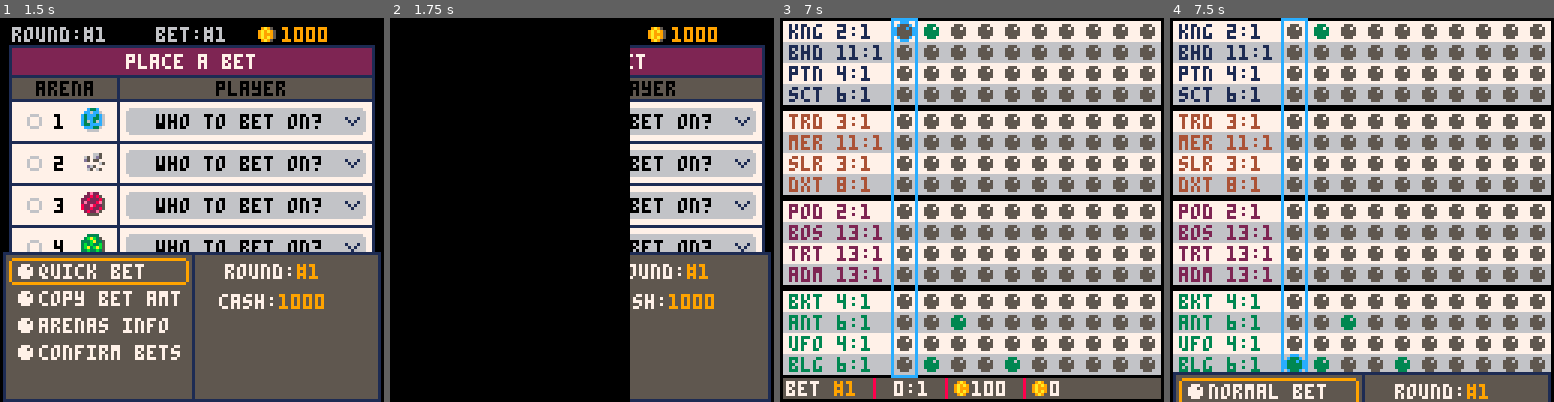
Above: before the commit, frames 1-4 (left to right).
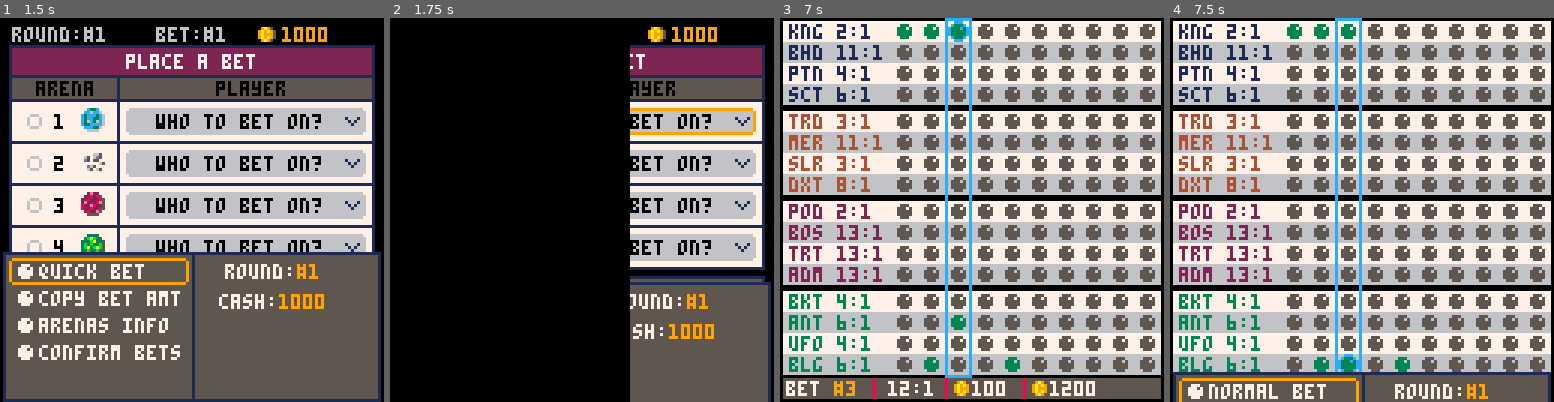
Above: after the commit, the same moments.

Repository: suspicious-smoke/club-bets-pico8
Game: PICO-8 cartridge galaxy_club_bets.p8
Same seed, same stepped clock (60 frames per second), same inputs: the game is played once before the commit and once after it.
Inputs:
- Up to frame 1 (1.5 s): tap X (X key) at 0.33, 1.07 s; tap O (Z key) at 0.7 s
- Up to frame 2 (1.75 s): hold Right from 1.6 s (still down); tap O (Z key) at 1.7 s
- Up to frame 3 (7 s): tap X (X key) every 1.12 s from 1.85 to 6.32 s; release Right at 2.1 s; tap O (Z key) every 0.4 s from 2.1 to 6.9 s; hold Up 2.15-2.42 s; hold Right 2.47-3.03 s; hold Left 3.08-3.58 s; hold Down 3.63-3.97 s; hold Right 4.02-4.68 s; hold Up 4.73-5.03 s; hold Left 5.08-5.68 s; hold Down 5.73-6.03 s; hold Right 6.08-6.58 s; hold Right from 6.63 s (still down)
- Up to frame 4 (7.5 s): release Right at 7.13 s; hold Up 7.18-7.45 s; tap O (Z key) at 7.3 s; tap X (X key) at 7.43 s

Frame 1 is identical in both runs. In frame 2, 4.5% of the frame differs, in the area x 62-100%, y 23-100%; in frame 3, 4.1%; in frame 4, 3.7%.

Commit message:
remove debug stuff

Diff:
--- a/galaxy_club_bets.p8
+++ b/galaxy_club_bets.p8
@@ -86,6 +86,7 @@
 	--prob of 3d6 from 3-18
 	bet_sel,arena_sel=1,1--the currently selected bet (betpage/quickbetpage)
 	fade_tmr,fade_state,fade_r=0,0,0
+	bet_mode=1--main,plyr sel,amt sel
 
 	--starfield
 	starx,stary,starspd={},{},{}
@@ -223,11 +224,11 @@
 	_drw()
 	drw_and_upd_fade()
 	--debug
-	offst=0
-	for txt in all(debug) do
-		print(txt,10,offst,8)
-		offst+=8
-	end
+	-- offst=0
+	-- for txt in all(debug) do
+	-- 	print(txt,10,offst,8)
+	-- 	offst+=8
+	-- end
 end
 
 function init_menu()
@@ -475,7 +476,6 @@
 		submenu_txts=split("quick bet,copy bet amt,arenas info,confirm bets")
 	end
 	men_options=#submenu_txts
-	bet_mode=1--main,plyr sel,amt sel
 	i_amt=6
 	_upd=upd_betpage
 	_drw=drw_betpage
@@ -596,7 +596,7 @@
 		line(3,13+x_arval,124,13+x_arval,1)
 		rrectfill(42,16+x_arval,80,9,1,6)
 		if arena_sel==i_arena and bet_mode==1 then
-			rrect(42,16+x_arval,80,9,1,9)
+			rrect(42,16+x_arval,80,9,1,9)--selector
 		end
 		print(i_arena,18,18+x_arval,0)
 		spr(32+i_arena,27,16+x_arval)--planet
@@ -648,9 +648,11 @@
 	 local _smt=submenu_txts[submenu_sel]
 		if _smt=="quick bet" then
 			sfx(9)
+			bet_mode=1
 			trn_state(init_quickbetpage)
 		elseif _smt=="normal bet" then
 			sfx(9)
+			bet_mode=1
 			trn_state(init_betpage)
 		elseif _smt=="select row" then
 			select_player_row()
@@ -672,6 +674,10 @@
 		elseif _smt=="arenas info" then
 			sfx(2)
 			trn_state(init_arena_info)
+		elseif _smt=="change amt" then
+			sfx(2)
+			bet_mode,arena_sel=3,5
+			trn_state(init_betpage)
 		end
 	end
 end
@@ -717,7 +723,7 @@
 	end
 
 	if arena_sel==5 then
-		rrect(4,103,36,10,0,9)
+		rrect(4,103,36,10,0,9)--selector
 	end
 	line(40,94,40,112,1)--vline1
 	print("odds",45,96,0)
@@ -984,14 +990,14 @@
 -->8
 --quick bet/submenu pages
 function init_quickbetpage()
-	bet_sel=1--1-10
+	--bet_sel=1--1-10
 	plyr_menu_sel,arena_sel=1,1--select player for each arena 1-16
 	bet_mode=1
 	submenu_off,submenu_sel,qm_mode=0,1,2
 	if isdailybet then
 		submenu_txts=split("normal bet,select row,clear arena,confirm bets")
 	else
-		submenu_txts=split("normal bet,select row,clear arena,confirm bets")
+		submenu_txts=split("normal bet,select row,clear arena,change amt,confirm bets")
 	end
 	men_options=#submenu_txts
 	total_odds=0
@@ -1667,8 +1673,6 @@
 	music(13,1000)
 	v_tmr=0
 	dset(24,0)--delete save season
-	c_tier=0
-	money=split('0,0,0,0,0,0,0,0,0')
 	if arr_greater_equal(money,split('0,0,1,0,0,0,0,0,0')) then
 		c_tier=3
 	elseif arr_greater_equal(money,split('0,0,0,1,0,0,0,0,0')) then
@@ -1684,7 +1688,7 @@
 	v_tmr+=1
 	if btnp(❎) and v_tmr>60 then
 		trn_state(init_menu)
-		music(-1,1000)
+		music(40,1000)
 	end
 end
 
